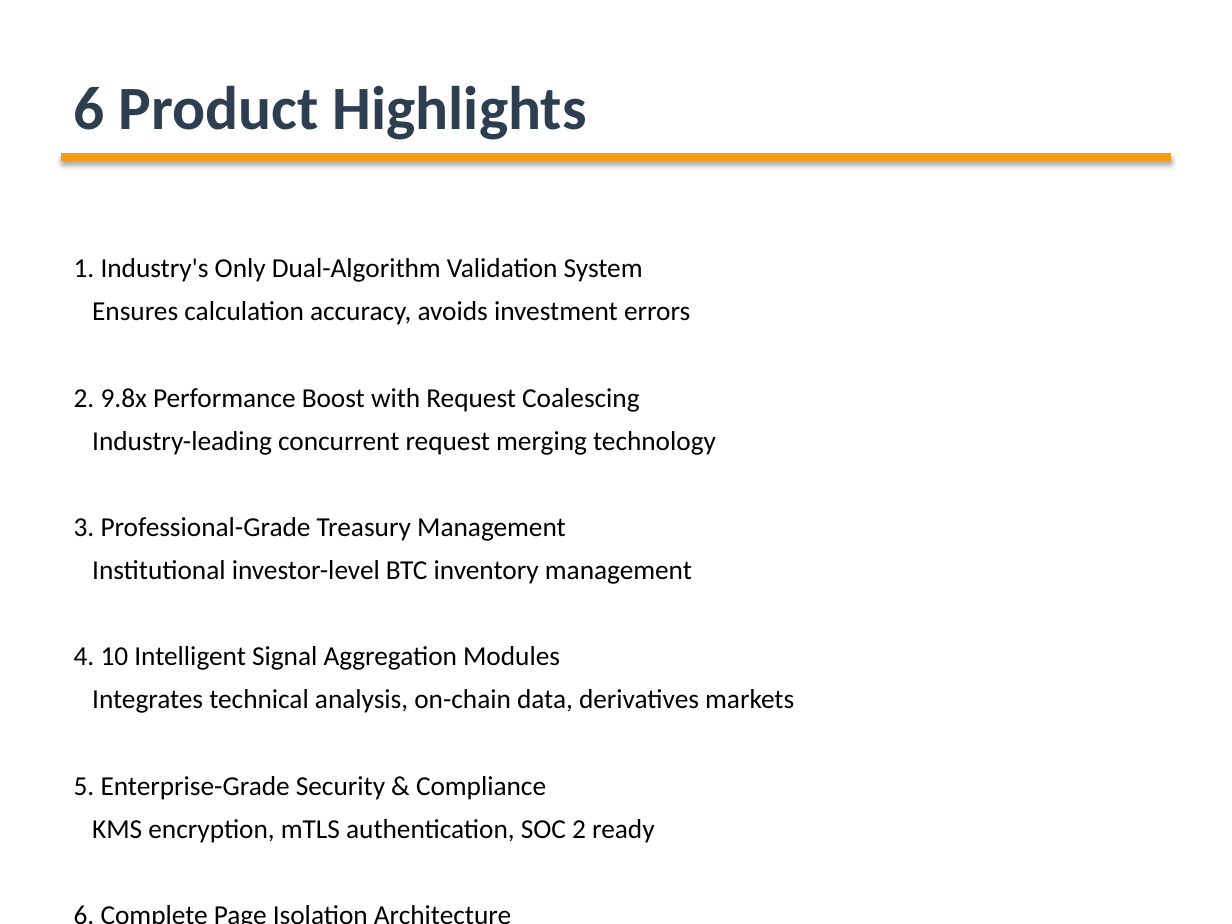
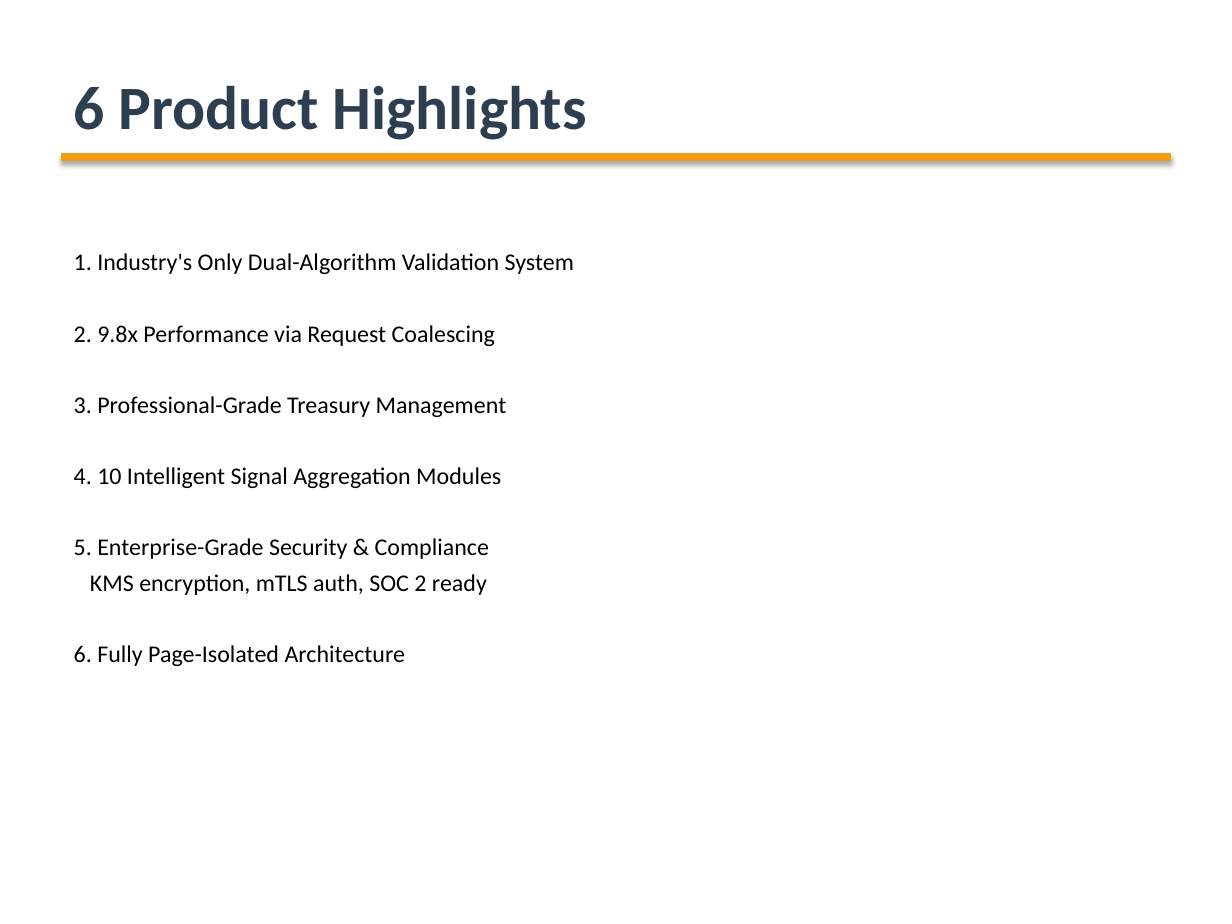
Before and after one commit to ArabotHXL/BTC_project, a slide deck: slide 6 of HashInsight_Product_Introduction_EN.pptx (slide 5 before the commit). Drawn at 1232x924 pixels with LibreOffice and Linux fonts; fonts in the diff are those of the drawing. Boxes give left, top, right and bottom in pixels: in the first picture for what was removed or moved away, otherwise in the second. Text is boxed around its words. In the diff, an @@ line names an element or a change of style, - is before the commit and + after.

```diff
--- a/HashInsight_Product_Introduction_EN.pptx
+++ b/HashInsight_Product_Introduction_EN.pptx
@@ text at (x1=74, y1=253, x2=574, y2=559): size 16 to 14 pt in "1. Industry's Only Dual-Algorithm Validation System", "3. Professional-Grade Treasury Management", "4. 10 Intelligent Signal Aggregation Modules", "5. Enterprise-Grade Security & Compliance"; less space between paragraphs @@
@@ text at (x1=74, y1=325, x2=495, y2=346): text changed; size 16 to 14 pt @@
-Ensures calculation accuracy, avoids investment errors
-2. 9.8x Performance Boost with Request Coalescing
-Industry-leading concurrent request merging technology
+2. 9.8x Performance via Request Coalescing
@@ text at (x1=92, y1=560, x2=692, y2=584): paragraph removed @@
-Institutional investor-level BTC inventory management
@@ text at (x1=74, y1=574, x2=487, y2=666): text changed; size 16 to 14 pt @@
-KMS encryption, mTLS authentication, SOC 2 ready
-6. Complete Page Isolation Architecture
-Modular design, flexible scaling
+KMS encryption, mTLS auth, SOC 2 ready
+6. Fully Page-Isolated Architecture
@@ text at (x1=92, y1=689, x2=794, y2=713): paragraph removed @@
-Integrates technical analysis, on-chain data, derivatives markets
```
Also in this commit, not shown: 6 other slides changed, 1 slide added, 1 slide removed, 3 other files.
